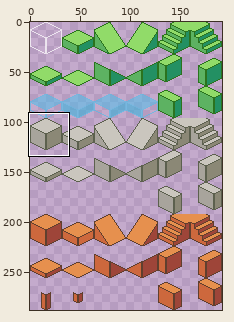
Sprite sheet, stored at hex-layers-test/art/isometric-sandbox-32x32/isometric-cursors.png. Above: a wide view before the commit, with the close-up outlined.
Close-up. The starting point:
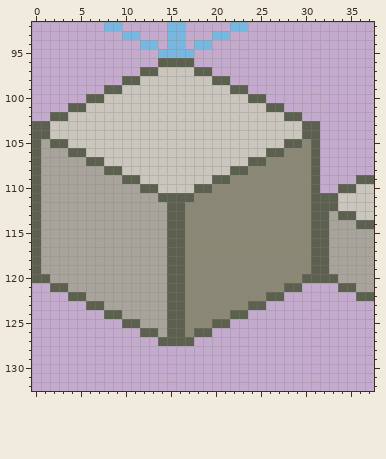
The file is 192x288 pixels. Shown: x 0..37, y 92..132.
The same view after the edit:
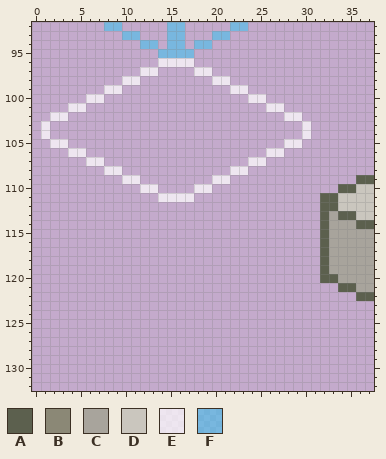
Palette (. is transparent): A #5c604e  B #8b8876  C #a8a49c  D #cac6be  E #ffffffb4  F #42c1ec95
The exact change:
@@ x 0..37 @@
  95 ..............FFFF....................
- 96 ..............AAAA....................
- 97 ............AADDDDAA..................
- 98 ..........AADDDDDDDDAA................
- 99 ........AADDDDDDDDDDDDAA..............
-100 ......AADDDDDDDDDDDDDDDDAA............
-101 ....AADDDDDDDDDDDDDDDDDDDDAA..........
-102 ..AADDDDDDDDDDDDDDDDDDDDDDDDAA........
-103 AADDDDDDDDDDDDDDDDDDDDDDDDDDDDAA......
-104 AADDDDDDDDDDDDDDDDDDDDDDDDDDDDAA......
-105 ACAADDDDDDDDDDDDDDDDDDDDDDDDAABA......
-106 ACCCAADDDDDDDDDDDDDDDDDDDDAABBBA......
-107 ACCCCCAADDDDDDDDDDDDDDDDAABBBBBA......
-108 ACCCCCCCAADDDDDDDDDDDDAABBBBBBBA......
-109 ACCCCCCCCCAADDDDDDDDAABBBBBBBBBA....AA
-110 ACCCCCCCCCCCAADDDDAABBBBBBBBBBBA..AADD
-111 ACCCCCCCCCCCCCAAAABBBBBBBBBBBBBAAADDDD
-112 ACCCCCCCCCCCCCCAABBBBBBBBBBBBBBAAADDDD
-113 ACCCCCCCCCCCCCCAABBBBBBBBBBBBBBAACAADD
-114 ACCCCCCCCCCCCCCAABBBBBBBBBBBBBBAACCCAA
-115 ACCCCCCCCCCCCCCAABBBBBBBBBBBBBBAACCCCC
-116 ACCCCCCCCCCCCCCAABBBBBBBBBBBBBBAACCCCC
-117 ACCCCCCCCCCCCCCAABBBBBBBBBBBBBBAACCCCC
-118 ACCCCCCCCCCCCCCAABBBBBBBBBBBBBBAACCCCC
-119 ACCCCCCCCCCCCCCAABBBBBBBBBBBBBBAACCCCC
-120 AACCCCCCCCCCCCCAABBBBBBBBBBBBBAAAACCCC
-121 ..AACCCCCCCCCCCAABBBBBBBBBBBAA....AACC
-122 ....AACCCCCCCCCAABBBBBBBBBAA........AA
-123 ......AACCCCCCCAABBBBBBBAA............
-124 ........AACCCCCAABBBBBAA..............
-125 ..........AACCCAABBBAA................
-126 ............AACAABAA..................
-127 ..............AAAA....................
+ 96 ..............EEEE....................
+ 97 ............EE....EE..................
+ 98 ..........EE........EE................
+ 99 ........EE............EE..............
+100 ......EE................EE............
+101 ....EE....................EE..........
+102 ..EE........................EE........
+103 .E............................E.......
+104 .E............................E.......
+105 ..EE........................EE........
+106 ....EE....................EE..........
+107 ......EE................EE............
+108 ........EE............EE..............
+109 ..........EE........EE..............AA
+110 ............EE....EE..............AADD
+111 ..............EEEE..............AADDDD
+112 ................................AADDDD
+113 ................................ACAADD
+114 ................................ACCCAA
+115 ................................ACCCCC
+116 ................................ACCCCC
+117 ................................ACCCCC
+118 ................................ACCCCC
+119 ................................ACCCCC
+120 ................................AACCCC
+121 ..................................AACC
+122 ....................................AA
+123 ......................................
+124 ......................................
+125 ......................................
+126 ......................................
+127 ......................................
 128 ......................................
Pixel boxes of the changes (left, top, right, bottom) in both close-ups:
changed: (32, 58, 320, 346)
